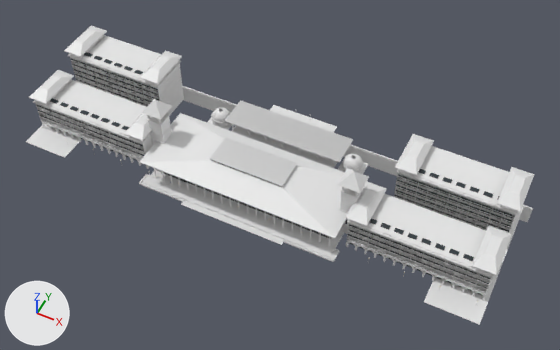
What one commit did to the FBX model FacilityOps/Assets/_Game/Resources/Art/Resort/E7-7_Arq_T4.fbx.
Rendered twice from a 50 mm lens placed at (567.0, 415.0, 297.0), pointed at (459.0, 632.0, 26.0). Every picture has the same lights, and +X, +Y and +Z are marked at lower left. The older version comes first. Where no turn or scale is listed for an object, it has been applied to the vertices. Vertices at exactly the same position are counted once.

Names of what the first picture shows: 'E7-7_Arq_T4'.
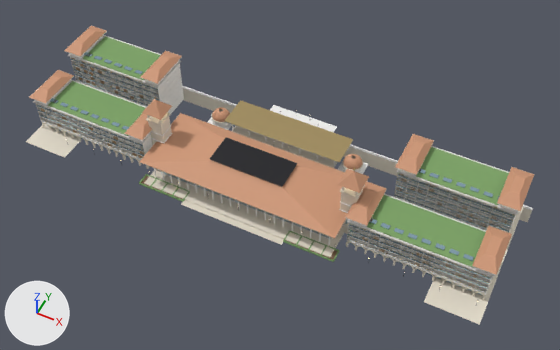
Boxes (x1, y1, x2, y2) around the edits, measured in the pictures (560 x 350 px):
part 1 of me_arq_t4, recoloured
    both: (26, 60, 532, 325)
part 2 of me_arq_t4, recoloured
    both: (29, 31, 535, 294)
part 3 of me_arq_t4, recoloured
    both: (41, 57, 507, 287)
part 4 of me_arq_t4, recoloured
    both: (37, 52, 514, 296)
part 5 of me_arq_t4, recoloured
    both: (36, 58, 515, 291)
part 6 of me_arq_t4, recoloured
    both: (30, 26, 534, 275)
part 7 of me_arq_t4, recoloured
    both: (44, 78, 504, 305)
part 8 of me_arq_t4, recoloured
    both: (41, 87, 533, 295)
part 9 of me_arq_t4, recoloured
    both: (33, 35, 518, 288)
part 10 of me_arq_t4, recoloured
    both: (141, 176, 338, 260)
part 11 of me_arq_t4, recoloured
    both: (48, 37, 509, 268)

Diff of the bpy script that builds the scene:
```diff
--- a/FacilityOps/Assets/_Game/Resources/Art/Resort/E7-7_Arq_T4.fbx.py
+++ b/FacilityOps/Assets/_Game/Resources/Art/Resort/E7-7_Arq_T4.fbx.py
@@ mat_terracota @@
+mat_terracota = principled_material('terracota')
+mat_terracota.base_color = (0.62, 0.31, 0.18)  # brown #ce9776
+mat_terracota.roughness = 0.675
@@ mat_aco_preto @@
+mat_aco_preto = principled_material('aco_preto')
+mat_aco_preto.base_color = (0.04, 0.04, 0.045)  # dark grey #38383c
+mat_aco_preto.metallic = 0.85
+mat_aco_preto.roughness = 0.475
@@ mat_concreto @@
+mat_concreto = bpy.data.materials.new('concreto')
+# colours: light grey #dddbd7
+# uses the picture img_concreto_normal_jpg
+# uses the picture img_concreto_roughness_jpg
@@ mat_marmore @@
+mat_marmore = principled_material('marmore')
+mat_marmore.base_color = (0.92, 0.91, 0.89)  # white #f6f5f2
+mat_marmore.roughness = 0.21
@@ mat_latao @@
+mat_latao = principled_material('latao')
+mat_latao.base_color = (0.72, 0.55, 0.26)  # beige #ddc48b
+mat_latao.metallic = 1.0
+mat_latao.roughness = 0.31
@@ mat_estuque @@
+mat_estuque = principled_material('estuque')
+mat_estuque.base_color = (0.93, 0.91, 0.86)  # white #f7f5ef
+mat_estuque.roughness = 0.75
@@ mat_travertino @@
+mat_travertino = principled_material('travertino')
+mat_travertino.base_color = (0.8, 0.74, 0.62)  # pale yellow #e7dfce
+mat_travertino.roughness = 0.575
@@ mat_verde @@
+mat_verde = principled_material('verde')
+mat_verde.base_color = (0.2, 0.36, 0.13)  # green #7ca265
+mat_verde.roughness = 0.875
@@ mat_madeira_escura @@
+mat_madeira_escura = principled_material('madeira_escura')
+mat_madeira_escura.base_color = (0.2, 0.12, 0.07)  # brown #7c614b
+mat_madeira_escura.roughness = 0.475
@@ mat_vidro @@
+mat_vidro = principled_material('vidro')
+mat_vidro.base_color = (0.38, 0.56, 0.66)  # blue #a6c5d4
+mat_vidro.metallic = 0.8
+mat_vidro.roughness = 0.055
@@ mat_brise @@
+mat_brise = principled_material('brise')
+mat_brise.base_color = (0.44, 0.28, 0.15)  # brown #b1906c
+mat_brise.roughness = 0.51
@@ me_arq_t4 @@
 me_arq_t4.from_pydata(...)  # 36158 vertices, 19731 faces; spans x 330.0..570.0, y 600.0..679.0, z 11.0..61.0
-me_arq_t4.materials.append(mat_teca_001)  # white #e7e7e7
-me_arq_t4.materials.append(mat_basalto_001)  # white #e7e7e7
-me_arq_t4.materials.append(mat_azulejo_001)  # white #e7e7e7
-me_arq_t4.materials.append(mat_tecido_001)  # white #e7e7e7
-me_arq_t4.materials.append(mat_luz_quente_001)  # beige #ffedcb
+# me_arq_t4 part 1: all 2444 faces that had it switch from mat_travertino_001 (white #e7e7e7) to mat_travertino (pale yellow #e7dfce)
+# me_arq_t4 part 2: all 2245 faces that had it switch from mat_estuque_001 (white #e7e7e7) to mat_estuque (white #f7f5ef)
+# me_arq_t4 part 3: all 5176 faces that had it switch from mat_brise_001 (white #e7e7e7) to mat_brise (brown #b1906c)
+# me_arq_t4 part 4: all 677 faces that had it switch from mat_vidro_001 (dark grey #30383c) to mat_vidro (blue #a6c5d4)
+# me_arq_t4 part 5: all 1454 faces that had it switch from mat_latao_001 (white #e7e7e7) to mat_latao (beige #ddc48b)
+# me_arq_t4 part 6: all 292 faces that had it switch from mat_terracota_001 (white #e7e7e7) to mat_terracota (brown #ce9776)
+# me_arq_t4 part 7: all 1381 faces that had it switch from mat_aco_preto_001 (white #e7e7e7) to mat_aco_preto (dark grey #38383c)
+# me_arq_t4 part 8: all 3578 faces that had it switch from mat_marmore_001 (white #e7e7e7) to mat_marmore (white #f6f5f2)
+# me_arq_t4 part 9: all 130 faces that had it switch from mat_concreto_001 to mat_concreto
+# me_arq_t4 part 10: all 100 faces that had it switch from mat_madeira_escura_001 (white #e7e7e7) to mat_madeira_escura (brown #7c614b)
+# me_arq_t4 part 11: all 90 faces that had it switch from mat_verde_001 (white #e7e7e7) to mat_verde (green #7ca265)
+me_arq_t4.materials.append(mat_teca)  # brown #bf9e79
+me_arq_t4.materials.append(mat_basalto)  # dark grey #656569
+me_arq_t4.materials.append(mat_azulejo)  # cyan #59c5ce
+me_arq_t4.materials.append(mat_tecido)  # white #f8f6ef
+me_arq_t4.materials.append(mat_luz_quente)  # beige #ffedcb, glowing beige #ffe5bc
```
